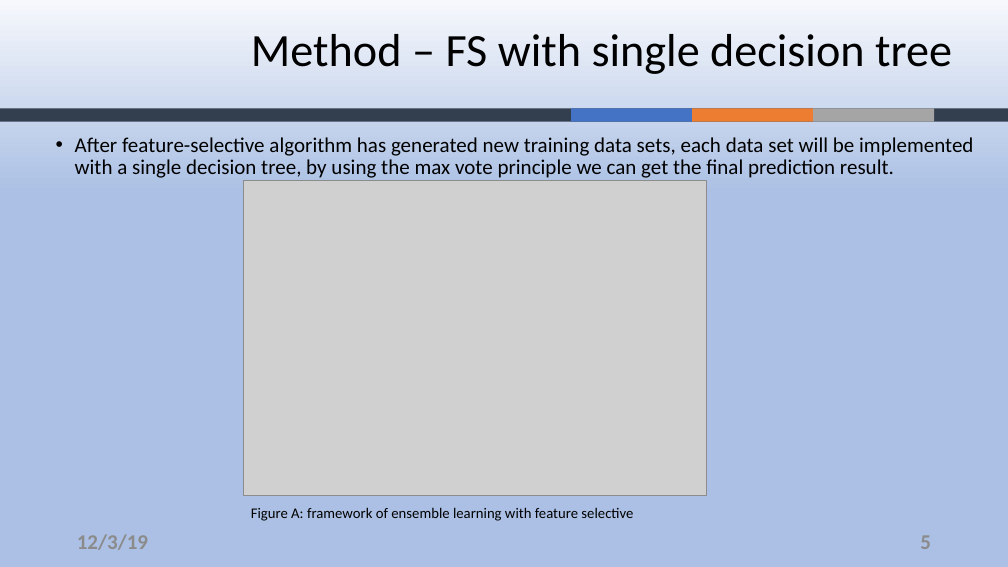
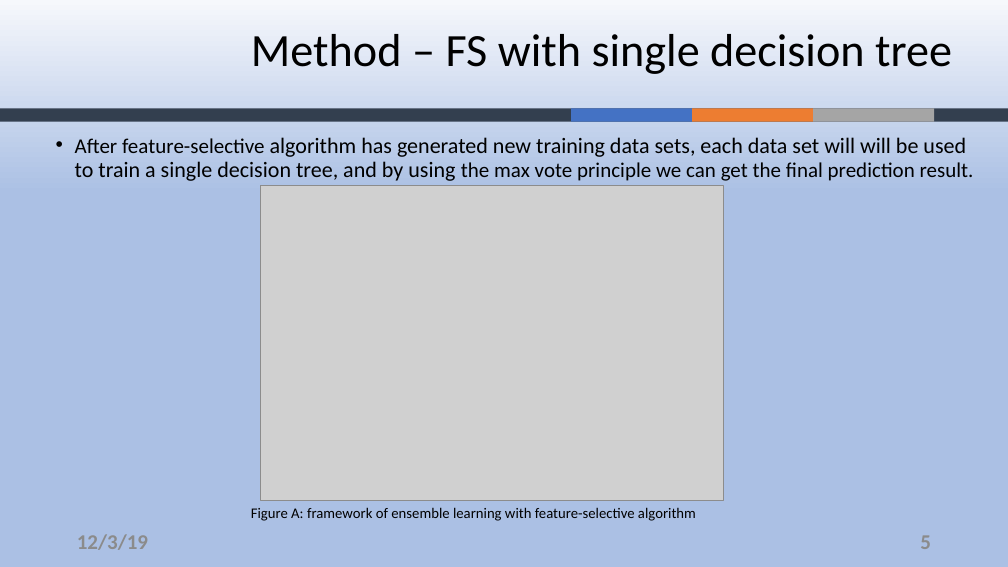
Before and after one commit to ZouYao0720/final-project-, a slide deck: slide 5 of final-presentation.pptx. Drawn at 1008x567 pixels with LibreOffice and Linux fonts; fonts in the diff are those of the drawing; grey boxes stand for pictures; background and template pictures are left out. Boxes give left, top, right and bottom in pixels: in the first picture for what was removed or moved away, otherwise in the second. Text is boxed around its words. In the diff, an @@ line names an element or a change of style, - is before the commit and + after.

```diff
--- a/final-presentation.pptx
+++ b/final-presentation.pptx
@@ text at [75,137,974,181]: text changed; size 20 to 21 pt @@
-• After feature-selective algorithm has generated new training data sets, each data set will be implemented with a single decision tree, by using the max vote principle we can get the final prediction result.
+• After feature-selective algorithm has generated new training data sets, each data set will will be used to train a single decision tree, and by using the max vote principle we can get the final prediction result.
@@ picture: place and size @@
-picture at [243,181,707,496]
+picture at [261,185,724,501]
@@ text at [251,507,696,521]: text changed @@
-Figure A: framework of ensemble learning with feature selective
+Figure A: framework of ensemble learning with feature-selective algorithm
```
Also in this commit, not shown: 8 other slides changed.
